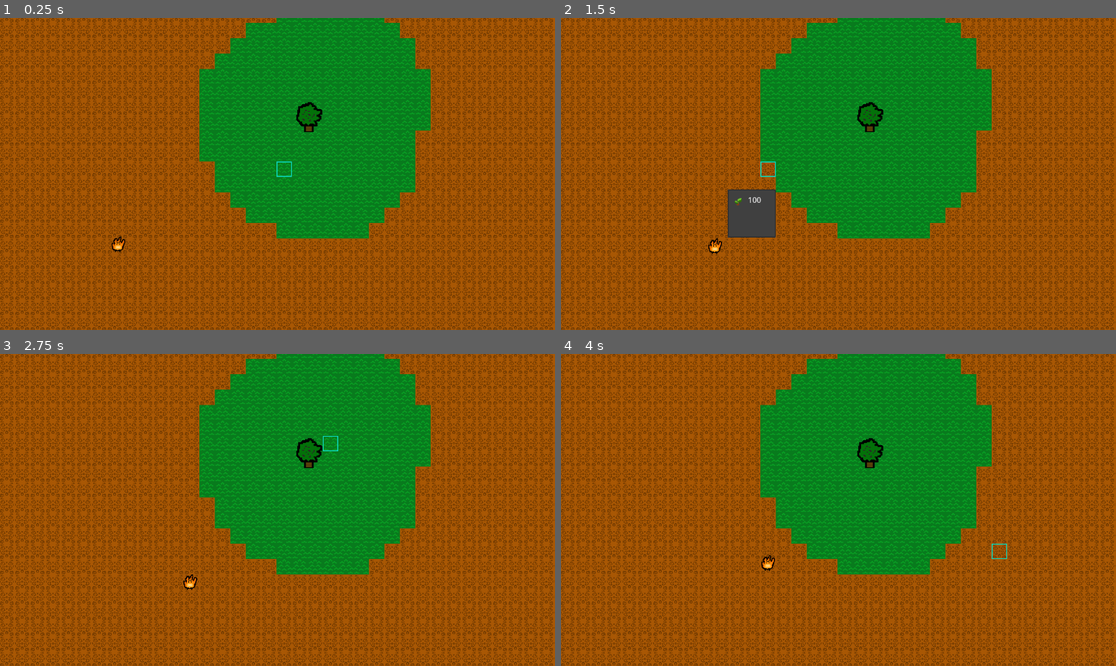
Above: before the commit, frames 1-4 (two rows, left to right).
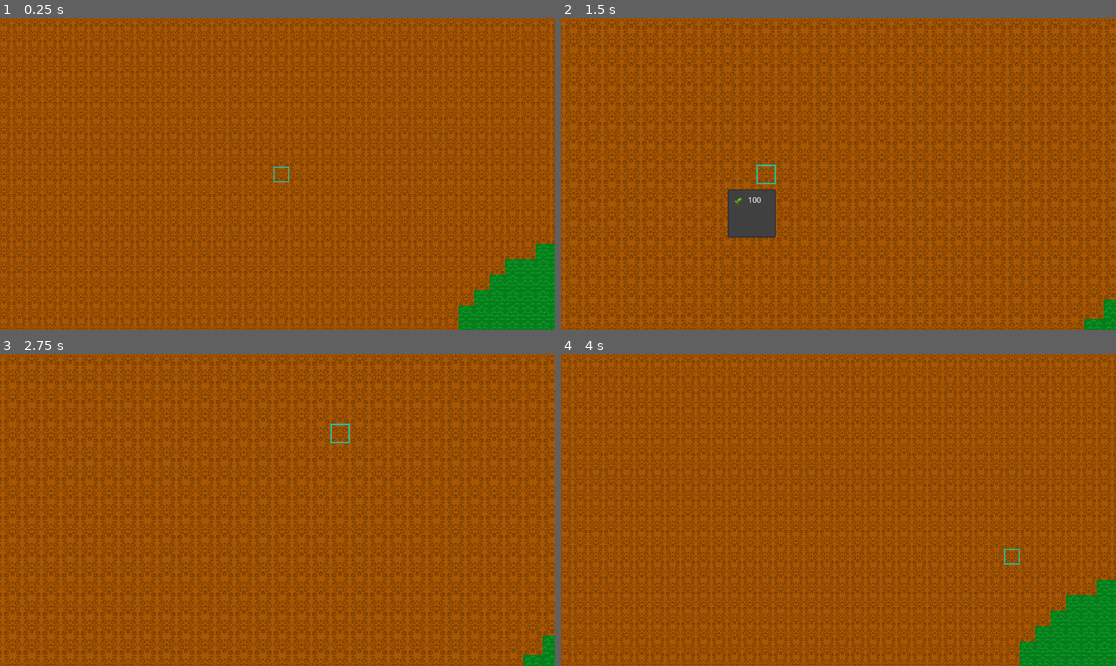
Above: after the commit, the same moments.

Repository: nmarch213/piratejam
Game: Godot game, scene res://main.tscn
Same seed, same stepped clock (60 frames per second), same inputs: the game is played once before the commit and once after it.
Inputs (mouse positions are in pixels of both pictures, inside the frame that each line leads up to):
- Up to frame 1 (0.25 s): no input
- Up to frame 2 (1.5 s): tap Enter at 0.5 s; move the mouse to (960, 158) at 0.52 s; hold Mouse wheel up (zoom in, bound only after the commit) 0.53-1.25 s; right-click (960, 158) at 0.6 s; click (960, 158) at 0.67 s; tap Space at 1.25 s; drag from (727, 189) to (871, 117) at 1.27 s
- Up to frame 3 (2.75 s): move the mouse to (333, 441) at 2.02 s; hold Mouse wheel down (zoom out, bound only after the commit) from 2.03 s (still down); click (333, 441) at 2.17 s; right-click (333, 441) at 2.3 s
- Up to frame 4 (4 s): release Mouse wheel down (zoom out, bound only after the commit) at 2.75 s; drag from (810, 572) to (672, 463) at 2.77 s; tap Enter at 3.5 s; move the mouse to (1005, 556) at 3.52 s; hold Mouse wheel up (zoom in, bound only after the commit) from 3.53 s (still down); click (1005, 556) at 3.67 s; tap Mouse wheel down (zoom out, bound only after the commit) at 3.8 s

The runs differ from the first frame. In frame 1, 57% of the frame differs, in the area x 0-100%, y 0-100%; in frame 2, 51%; in frame 3, 52%; in frame 4, 57%.

Commit message:
Change map size; add camera controls

Diff:
--- /dev/null
+++ b/PlayerCamera.gd
@@ -0,0 +1,25 @@
+extends Camera2D
+
+var dragging = false
+var drag_start
+var screen_start
+
+# Called every frame. 'delta' is the elapsed time since the previous frame.
+func _input(event):
+	if event.is_action('right click'):
+		if event.is_pressed():
+			dragging = true
+			drag_start = event.position
+			screen_start = position
+		else:
+			dragging = false
+			drag_start = null
+			screen_start = null
+	elif event is InputEventMouseMotion and dragging:
+		position = zoom * (drag_start - event.position) + screen_start
+	elif event.is_action_pressed('zoom in'):
+		zoom.x += 0.25
+		zoom.y += 0.25
+	elif event.is_action_pressed('zoom out'):
+		zoom.x -= 0.25
+		zoom.y -= 0.25
--- a/main.tscn
+++ b/main.tscn
@@ -1,15 +1,12 @@
-[gd_scene load_steps=12 format=3 uid="uid://dfhenhhamjbxb"]
+[gd_scene load_steps=15 format=3 uid="uid://dfhenhhamjbxb"]
 
 [ext_resource type="Script" path="res://main.gd" id="1_l6jnq"]
+[ext_resource type="Script" path="res://PlayerCamera.gd" id="2_owgi6"]
 [ext_resource type="PackedScene" uid="uid://bkthjsnqioj06" path="res://tree/MotherTree.tscn" id="3_gu0s8"]
 [ext_resource type="PackedScene" uid="uid://18pm78o3k5ov" path="res://enemies/ember/ember.tscn" id="4_7yun8"]
-[ext_resource type="Texture2D" uid="uid://5cu45j37smxw" path="res://assets/grid_selector.png" id="4_80v71"]
-[ext_resource type="Texture2D" uid="uid://dofe8r266nbd8" path="res://assets/sand.png" id="4_go5rx"]
-[ext_resource type="Script" path="res://TileMap.gd" id="5_614l4"]
-[ext_resource type="PackedScene" uid="uid://duq3nd4a5fk7e" path="res://tree/towers/sapling/sapling.tscn" id="6_moqds"]
 [ext_resource type="Texture2D" uid="uid://cp3gbwlvw3fxu" path="res://tilemap.png" id="4_xhmo5"]
 [ext_resource type="Script" path="res://TileMap.gd" id="6_4650s"]
-[ext_resource type="PackedScene" uid="uid://duq3nd4a5fk7e" path="res://tree/towers/sapling/sapling.tscn" id="6_moqds"]
+[ext_resource type="PackedScene" uid="uid://bsriofwcq48sj" path="res://tree/towers/sapling/sapling.tscn" id="6_moqds"]
 [ext_resource type="Script" path="res://UIController.gd" id="7_2rcum"]
 [ext_resource type="PackedScene" uid="uid://dtwfw8ksgubyu" path="res://ui/buy_menu/buy_menu.tscn" id="8_rwyyp"]
 [ext_resource type="Script" path="res://BuildingController.gd" id="9_4t46y"]
@@ -46,13 +43,13 @@
 sources/4 = SubResource("TileSetAtlasSource_3sikg")
 tile_proxies/coords_level = [[0, Vector2i(0, 0)], [4, Vector2i(0, 0)], [1, Vector2i(0, 0)], [4, Vector2i(1, 0)], [2, Vector2i(0, 0)], [4, Vector2i(2, 0)]]
 
-
 [node name="Main" type="Node2D" node_paths=PackedStringArray("tree")]
 script = ExtResource("1_l6jnq")
 tree = NodePath("MotherTree")
 
-[node name="Camera2D" type="Camera2D" parent="."]
-position = Vector2(1122, 826)
+[node name="PlayerCamera" type="Camera2D" parent="."]
+position = Vector2(584, 335)
+script = ExtResource("2_owgi6")
 
 [node name="MotherTree" parent="." instance=ExtResource("3_gu0s8")]
 position = Vector2(1187, 707)
@@ -64,7 +61,7 @@
 [node name="TileMap" type="TileMap" parent="."]
 z_index = -2
 tile_set = SubResource("TileSet_anki2")
-rendering_quadrant_size = 32
+rendering_quadrant_size = 64
 format = 2
 layer_0/name = "base"
 layer_0/tile_data = PackedInt32Array(0, 131076, 0, 65536, 131076, 0, 1, 131076, 0, 65537, 131076, 0, 131072, 131076, 0, …(59603 unchanged characters)…
@@ -76,7 +73,6 @@
 layer_3/tile_data = PackedInt32Array()
 script = ExtResource("6_4650s")
 
-
 [node name="UIController" type="Node2D" parent="."]
 script = ExtResource("7_2rcum")
 
--- a/project.godot
+++ b/project.godot
@@ -30,6 +30,21 @@
 "events": [Object(InputEventKey,"resource_local_to_scene":false,"resource_name":"","device":0,"window_id":0,"alt_pressed":false,"shift_pressed":false,"ctrl_pressed":false,"meta_pressed":false,"pressed":false,"keycode":69,"physical_keycode":0,"key_label":0,"unicode":0,"echo":false,"script":null)
 ]
 }
+"right click"={
+"deadzone": 0.5,
+"events": [Object(InputEventMouseButton,"resource_local_to_scene":false,"resource_name":"","device":-1,"window_id":0,"alt_pressed":false,"shift_pressed":false,"ctrl_pressed":false,"meta_pressed":false,"button_mask":0,"position":Vector2(0, 0),"global_position":Vector2(0, 0),"factor":1.0,"button_index":2,"canceled":false,"pressed":false,"double_click":false,"script":null)
+]
+}
+"zoom out"={
+"deadzone": 0.5,
+"events": [Object(InputEventMouseButton,"resource_local_to_scene":false,"resource_name":"","device":-1,"window_id":0,"alt_pressed":false,"shift_pressed":false,"ctrl_pressed":false,"meta_pressed":false,"button_mask":0,"position":Vector2(0, 0),"global_position":Vector2(0, 0),"factor":1.0,"button_index":5,"canceled":false,"pressed":false,"double_click":false,"script":null)
+]
+}
+"zoom in"={
+"deadzone": 0.5,
+"events": [Object(InputEventMouseButton,"resource_local_to_scene":false,"resource_name":"","device":-1,"window_id":0,"alt_pressed":false,"shift_pressed":false,"ctrl_pressed":false,"meta_pressed":false,"button_mask":0,"position":Vector2(0, 0),"global_position":Vector2(0, 0),"factor":1.0,"button_index":4,"canceled":false,"pressed":false,"double_click":false,"script":null)
+]
+}
 
 [navigation]
 
--- a/tree/MotherTree.tscn
+++ b/tree/MotherTree.tscn
@@ -7,7 +7,6 @@
 [sub_resource type="CapsuleShape2D" id="CapsuleShape2D_c631j"]
 radius = 14.0
 height = 34.0
-
 
 [sub_resource type="CircleShape2D" id="CircleShape2D_djvk3"]
 radius = 51.0098
@@ -45,11 +44,10 @@
 [node name="SunTimer" type="Timer" parent="."]
 autostart = true
 
-[connection signal="timeout" from="SunTimer" to="." method="_on_sun_timer_timeout"]
-
 [node name="Area2D" type="Area2D" parent="."]
 
 [node name="CollisionShape2D" type="CollisionShape2D" parent="Area2D"]
 shape = SubResource("CircleShape2D_djvk3")
 
+[connection signal="timeout" from="SunTimer" to="." method="_on_sun_timer_timeout"]
 [connection signal="body_entered" from="Area2D" to="." method="_on_area_2d_body_entered"]
